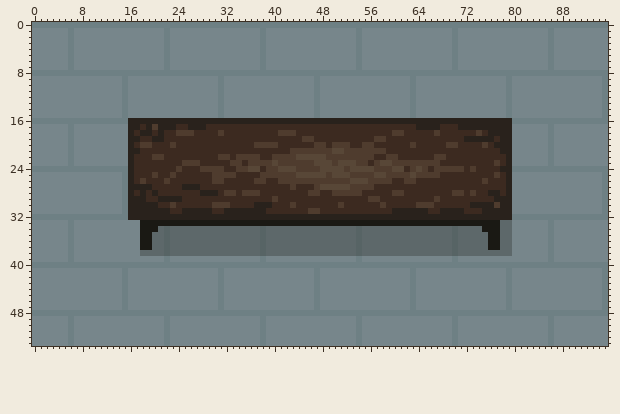
Pixel-art file, stored at art/table.aseprite. The picture above was drawn from the file before the commit.
96x54 pixels, 1 frame. Colours within 5 levels of each other are drawn and written as one.
And afterwards:
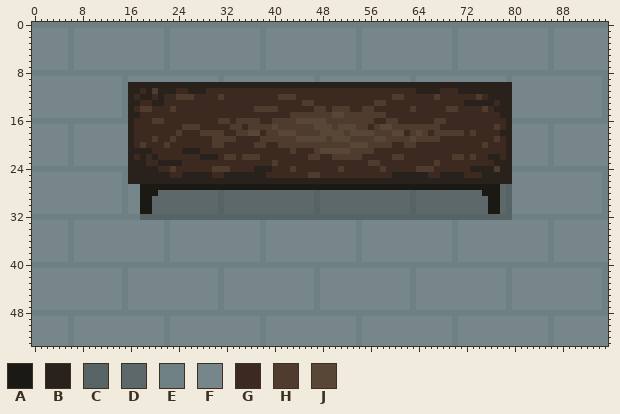
Palette (. is transparent): A #1a1914  B #29221c  C #576465  D #5d686a  E #6e8084  F #77868b  G #3c2a20  H #4f3c2e  J #584737
From old to new:
Changed rows in their new state; - is an unchanged pixel.
Layers "laud", "shadow":
first column x 16:
10 BBBBBBBBBBBBBBBBBBBBBBBBBBBBBBBBBBBBBBBBBBBBBBBBBBBBBBBBBBBBBBBB
11 BBGBHBBBGGBBBGGGGGGGGGGGGGGGGGGGGGGGGGGGGGGGGGGGBBBBGGGBBBBBBBBB
12 BGBBGBGGHHHGGGGHGGGGGGGGGHHHGGGGGGGGGGGGGGGGHHGGGGGHGGGGGGHGBBBB
13 BBGGBBGGGGGGGGGGGGGGGGGGGGGGGHHGGGGGGGGGGHHGGGGGGGGGGGGGBBBBBGBB
14 BGHHGGGHGGGGGGGGGGGGGHHHHGGGGGGHHGHHHGGHHGGGGGGHGGGGGHHGGGGHGBBB
15 BBGGGGGGGGGGGGGGGGGGGGGGGGGHHHHHHHJJHHHHHHHGGGGGGGGGGGGGGGGGGGBB
16 -GGGHHGGGGGGGGGHHGHHHHGGHHHHJJJJJHHHHHHHHGGHHGGGGGGHHGGGGGGGGGG-
17 -G-GGGGG-HHHG----HH-HHHHJHHHHHHJJJHJJJHH-HJJHHHHHHHH---GGGGGGHG-
18 --GG-G---GG-HHH---HHJJ-HHJJJHHHHJJJJHJJJJHHHJJ-HJH--HHHH-HG-GG--
19 -G--HG-H------HHHH----HHHHHHJJJJJHJJJHHHHJJHHHHJHHHH----GGGGGHG-
20 ---G--HG------HH-------GGHHHHHH--H---JJJ-HHH--H------GG------GG-
21 --BB-----BBB----------------GGG-JJ--J----GG-------------------G-
22 --B-BG------BBBG-HG-----GGGGGGHHGG-----GG--G-H-----GG-HH-H--BB--
23 -BB--BBBBGGG-----GG-GGGGHGGGGGGGGGGGGGGGH-GGGGGGGGG----------BB-
24 -BBBB--HG---GG--H-GGGBBBGGGHGGGGGGGHGGGGGG-GGG-GH-HGGGGG-BBBBH--
25 -BBBBBBG-BBBBBGGBBBBBBBGGGGGGGHHGGGGGGGGGGGGBBBBBBGGBBBB---BBBB-
26 -BBBBBBBBBBBBBBBBBBBBBBBBBBBBBBBBBBBBBBBBBBBBBBBBBBBBBBBBBBBBBB-
27 FFAAAAAAAAAAAAAAAAAAAAAAAAAAAAAAAAAAAAAAAAAAAAAAAAAAAAAAAAAAAADC
28 FFAAADDDDDDDDDDCDDDDDDDDDDDDDDDCDDDDDDDDDDDDDDDCDDDDDDDDDDDAAADC
29 FFAADDDDDDDDDDDCDDDDDDDDDDDDDDDCDDDDDDDDDDDDDDDCDDDDDDDDDDDDAADC
30 FFAADDDDDDDDDDDCDDDDDDDDDDDDDDDCDDDDDDDDDDDDDDDCDDDDDDDDDDDDAADC
31 FFAADDDDDDDDDDDCDDDDDDDDDDDDDDDCDDDDDDDDDDDDDDDCDDDDDDDDDDDDAADC
32 EECCCCCCCCCCCCCCCCCCCCCCCCCCCCCCCCCCCCCCCCCCCCCCCCCCCCCCCCCCCCCC
33 --FFFFEFFFFFFFFFFFFFFFEFFFFFFFFFFFFFFFEFFFFFFFFFFFFFFFEFFFFFFFFF
34 --FFFFEFFFFFFFFFFFFFFFEFFFFFFFFFFFFFFFEFFFFFFFFFFFFFFFEFFFFFFFFF
35 --FFFFEFFFFFFFFFFFFFFFEFFFFFFFFFFFFFFFEFFFFFFFFFFFFFFFEFFFFFFFFF
36 --FFFFEFFFFFFFFFFFFFFFEFFFFFFFFFFFFFFFEFFFFFFFFFFFFFFFEFFFFFFFFF
37 --FFFFEFFFFFFFFFFFFFFFEFFFFFFFFFFFFFFFEFFFFFFFFFFFFFFFEFFFFFFFFF
38 --FFFFEFFFFFFFFFFFFFFFEFFFFFFFFFFFFFFFEFFFFFFFFFFFFFFFEFFFFFFFFF
Changed places in both pictures, as pixel boxes (x1, y1, x2, y2):
changed: (128, 82, 512, 256)
